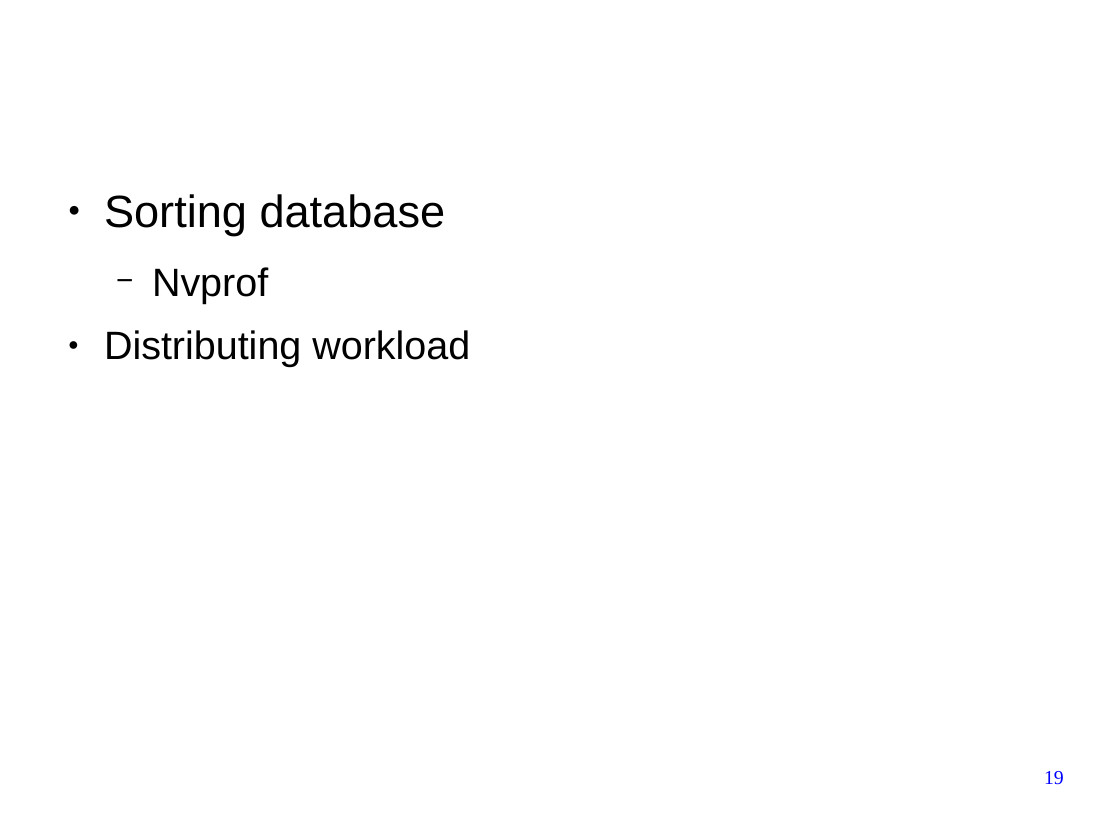
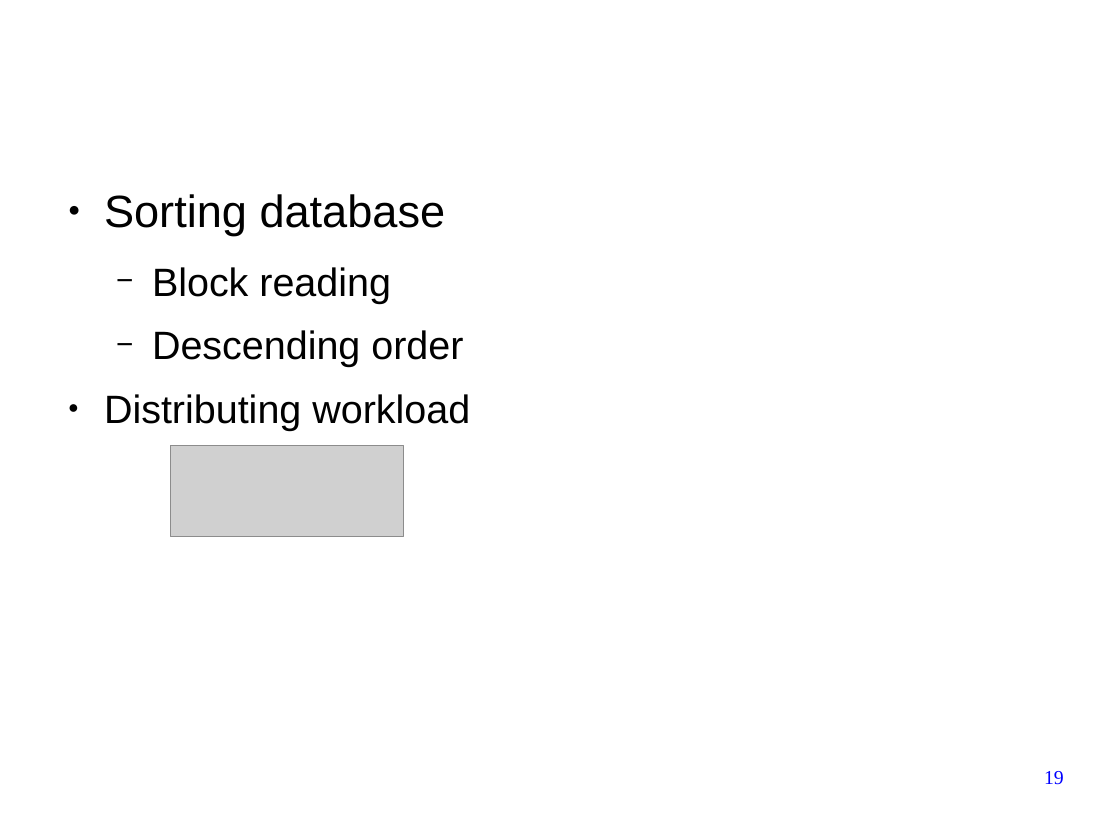
Before and after one commit to forestcheng/cudahmmsearch, a slide deck: slide 19 of thesis/thesisDefense.odp. Drawn at 1120x840 pixels with LibreOffice and Linux fonts; fonts in the diff are those of the drawing; grey boxes stand for pictures; background and template pictures are left out. Boxes give left, top, right and bottom in pixels: in the first picture for what was removed or moved away, otherwise in the second. Text is boxed around its words. In the diff, an @@ line names an element or a change of style, - is before the commit and + after.

```diff
--- a/thesis/thesisDefense.odp
+++ b/thesis/thesisDefense.odp
@@ text at <box>152,267,463,367</box>: text changed @@
-  − Nvprof
+  − Block reading
+  − Descending order
@@ picture added at <box>171,445,403,537</box> @@
```
Also in this commit, not shown: 4 other slides changed.
